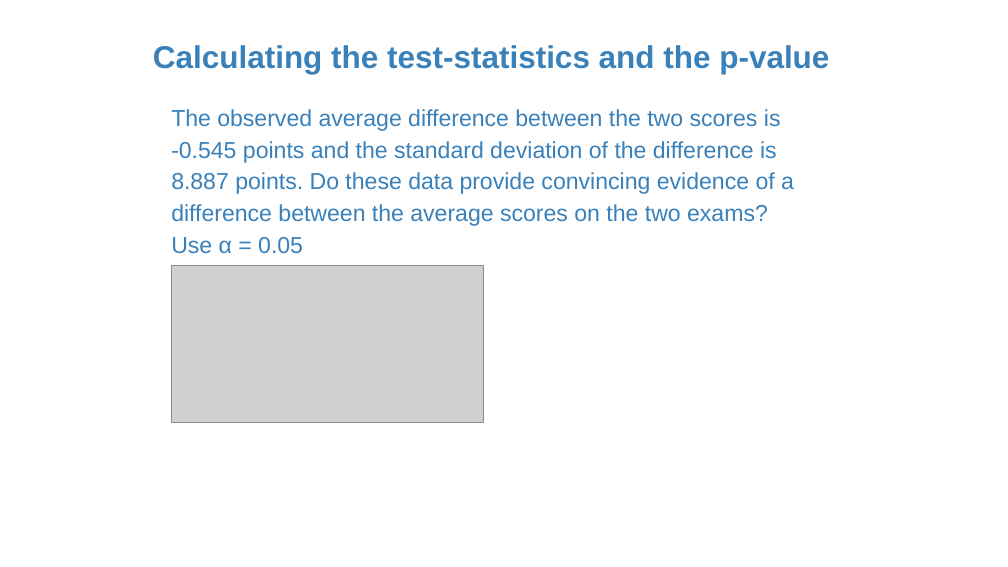
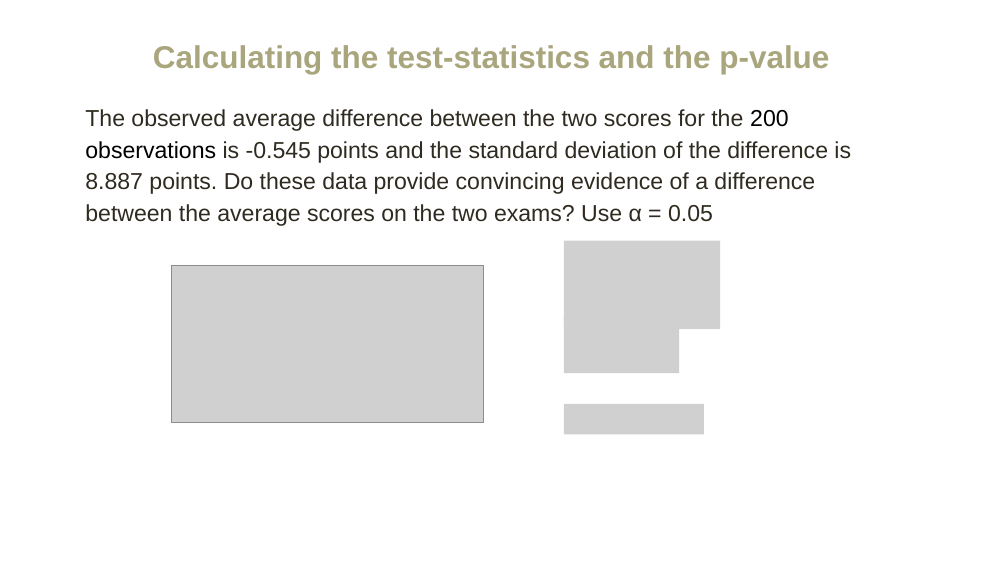
Before and after one commit to amosca01/MATH108-F23, a slide deck: slide 25 of slides/11-paired-data.pptx (slide 18 before the commit). Drawn at 1008x567 pixels with LibreOffice and Linux fonts; fonts in the diff are those of the drawing; grey boxes stand for pictures. Boxes give left, top, right and bottom in pixels: in the first picture for what was removed or moved away, otherwise in the second. Text is boxed around its words. In the diff, an @@ line names an element or a change of style, - is before the commit and + after.

```diff
--- a/slides/11-paired-data.pptx
+++ b/slides/11-paired-data.pptx
@@ text "Calculating the test-statistics and the ..." at [153, 45, 829, 74]: text colour #3A81BA to #A9A57C @@
@@ text at [85, 109, 851, 226]: text changed; text colour #3A81BA to #2F2B20 @@
-The observed average difference between the two scores is -0.545 points and the standard deviation of the difference is 8.887 points. Do these data provide convincing evidence of a difference between the average scores on the two exams? Use α = 0.05
+The observed average difference between the two scores for the 200 observations is -0.545 points and the standard deviation of the difference is 8.887 points. Do these data provide convincing evidence of a difference between the average scores on the two exams? Use α = 0.05
@@ picture added at [564, 240, 721, 329] @@
@@ picture added at [564, 315, 680, 373] @@
@@ picture added at [564, 404, 704, 434] @@
```
Also in this commit, not shown: 22 other slides changed, 14 slides added, 1 slide removed, 11 other files.
